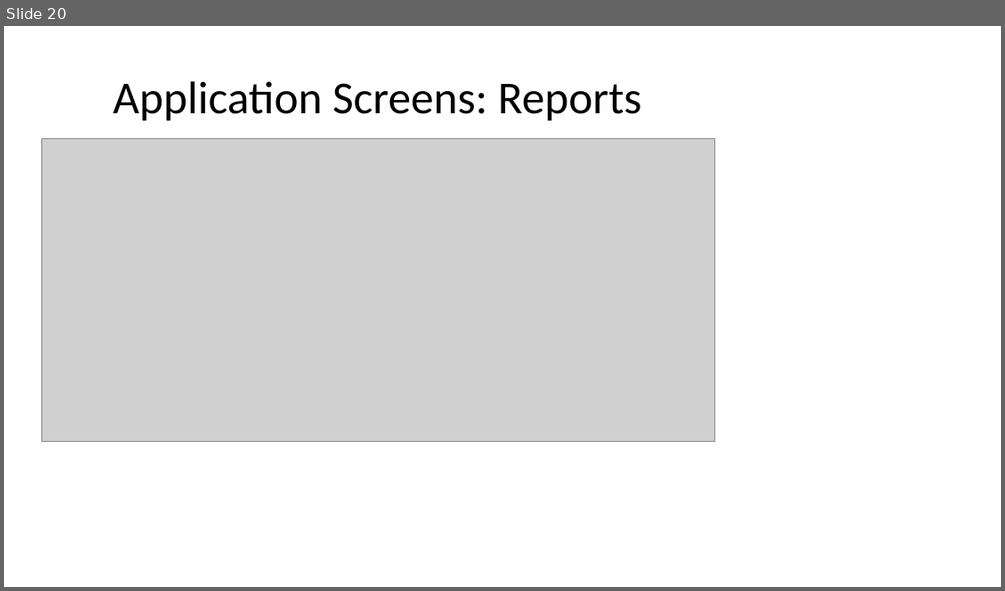
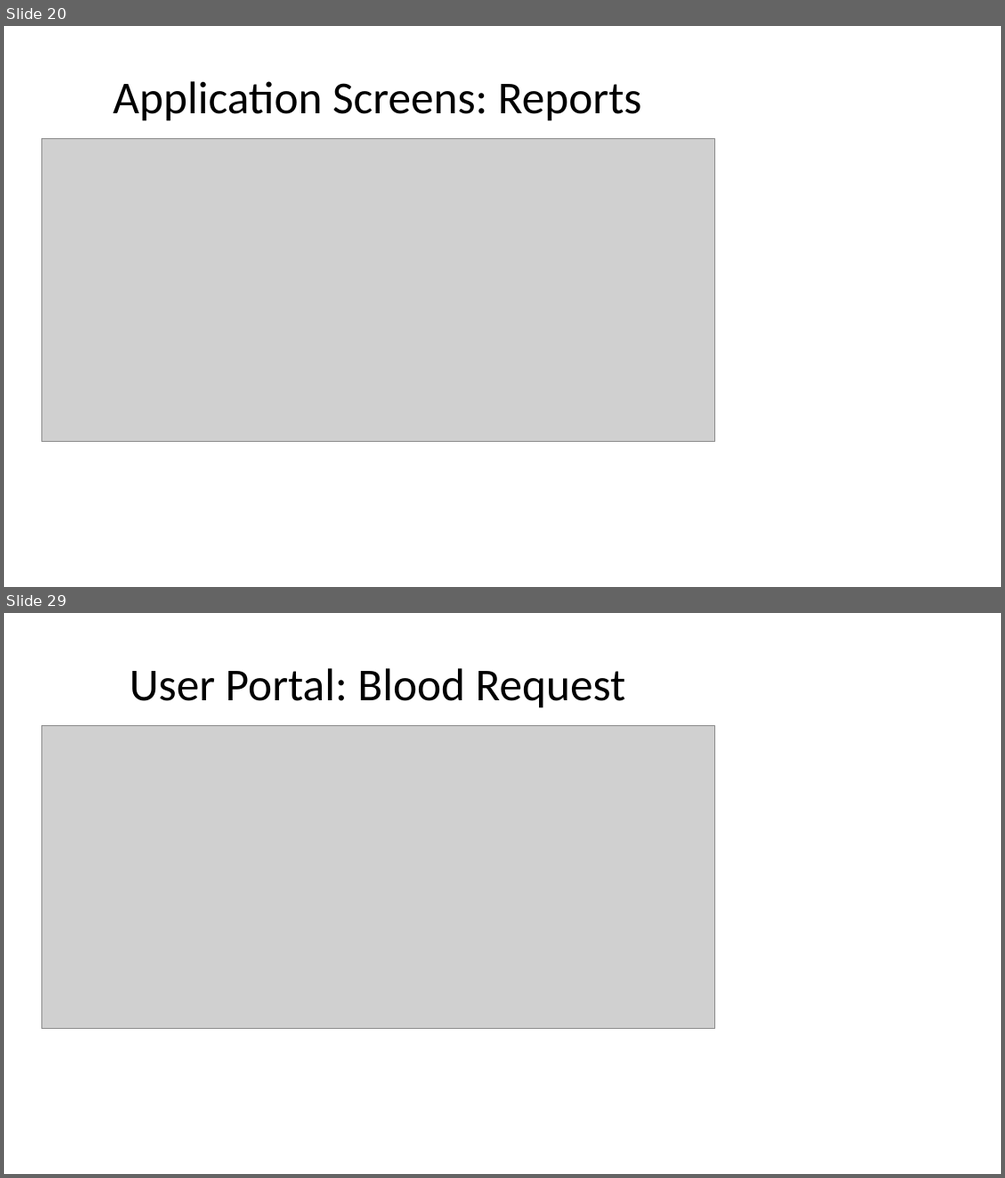
Before and after one commit to 0x0prateek/Blood-Donation-Camp-System, a slide deck: DotLife_Presentation.pptx. Shown one above the other, each under a label of ours: slide 20 before the commit, slides 20 and 29 after it; the slides between them are not shown. The pictures are 1005x591 and 1005x1178 pixels, drawn with LibreOffice and Linux fonts; fonts in the diff are those of the drawing; grey boxes stand for pictures. Boxes give left, top, right and bottom in pixels: in the first picture for what was removed or moved away, otherwise in the second. Text is boxed around its words. In the diff, an @@ line names an element or a change of style, - is before the commit and + after.

Commit message:
docs: add website and user portal screenshots to presentation

```diff
--- a/DotLife_Presentation.pptx
+++ b/DotLife_Presentation.pptx
@@ slide 29 added at (x1=4, y1=613, x2=1001, y2=1174), background #FFFFFF @@
@@ title added at (x1=129, y1=668, x2=626, y2=708), 44 pt, text #000000 @@
+User Portal: Blood Request
@@ picture added at (x1=41, y1=725, x2=714, y2=1029) @@
```
Also in this commit, not shown: 1 slide changed, 9 other slides added.
